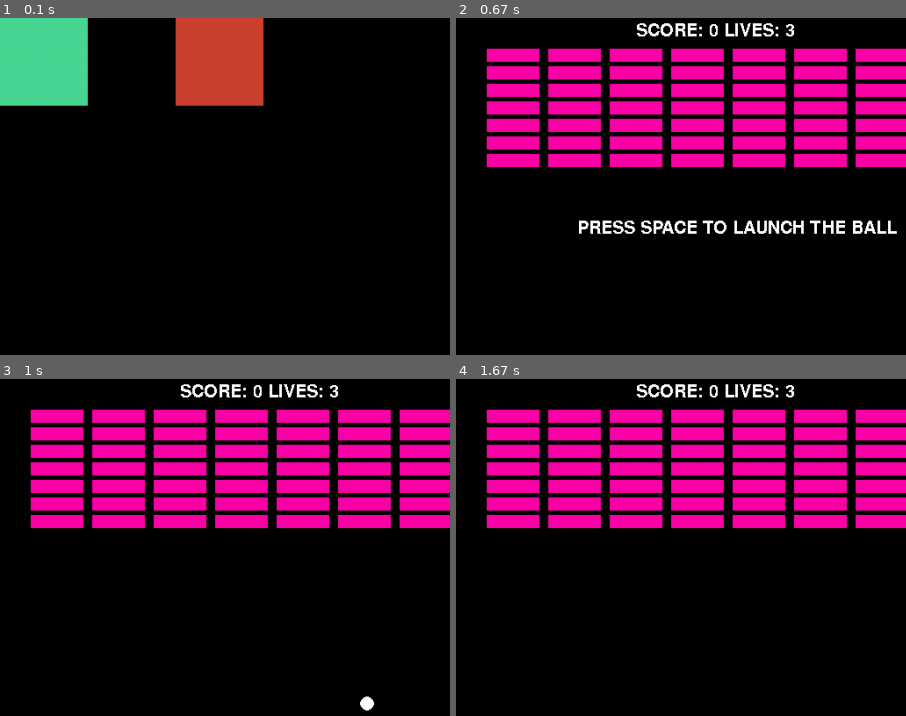
Above: before the commit, frames 1-4 (two rows, left to right).
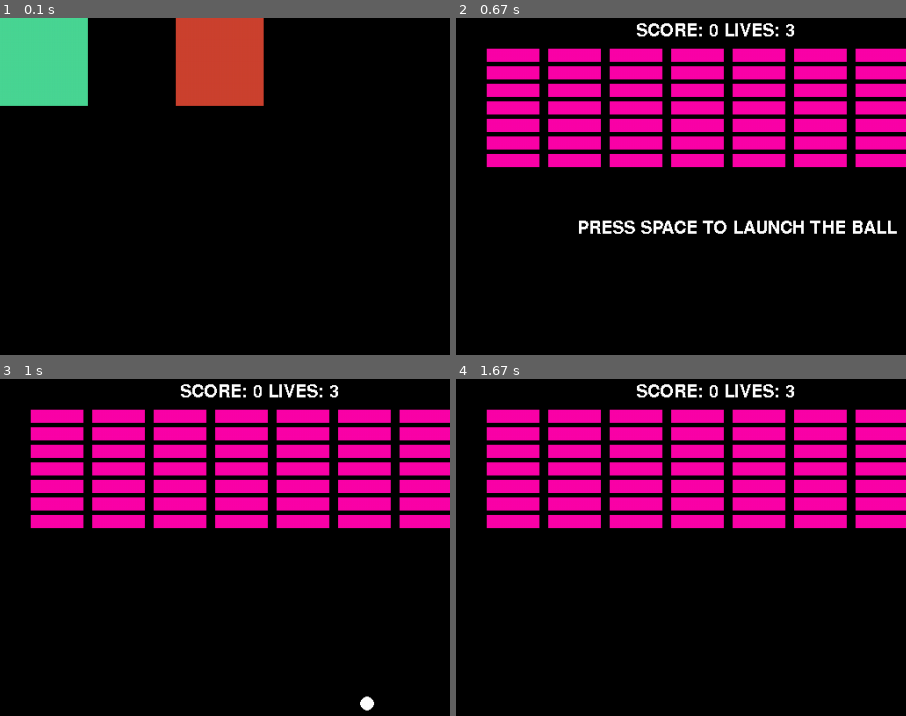
Above: after the commit, the same moments.

Repository: GVatest/ya_game
Game: pygame game, started from main.py
The game is run twice, just before and just after one commit, with the same random seed, the same clock (stepped at 60 frames per second) and the same inputs.
Inputs (mouse positions are % of the whole screen's width and height, from its top left):
- Up to frame 1 (0.1 s): no input
- Up to frame 2 (0.67 s): click (5, 6) at 0.38 s
- Up to frame 3 (1 s): tap Space at 0.67 s
- Up to frame 4 (1.67 s): hold Right 1-1.47 s; tap Space at 1.07, 1.37, 1.57 s; hold Right from 1.5 s (still down)
The pictures show only the part of the screen within x 0-50%, y 0-50%; the shares and areas given below are measured in that part.
In our replay, in frame 1 the window is 562x421 before the commit and 900x675 after it. These sizes can differ from the game's own. Grey fills any space a smaller window leaves; there, only what the larger window draws over its background counts as a difference.

The runs differ from the first frame. In frame 1, 0.2% of the frame differs, in the area x 0-59%, y 0-27%; in frame 2, nothing differs; in frame 3, nothing differs; in frame 4, nothing differs.

Commit message:
commit to push to github

Diff:
--- /dev/null
+++ b/breakout/main.py
@@ -0,0 +1,184 @@
+import pygame
+import sys
+
+SCREEN_SIZE = 640, 480
+
+# Object dimensions
+BRICK_WIDTH = 60
+BRICK_HEIGHT = 15
+PADDLE_WIDTH = 60
+PADDLE_HEIGHT = 12
+BALL_DIAMETER = 16
+BALL_RADIUS = BALL_DIAMETER / 2
+
+MAX_PADDLE_X = SCREEN_SIZE[0] - PADDLE_WIDTH
+MAX_BALL_X = SCREEN_SIZE[0] - BALL_DIAMETER
+MAX_BALL_Y = SCREEN_SIZE[1] - BALL_DIAMETER
+
+# Paddle Y coordinate
+PADDLE_Y = SCREEN_SIZE[1] - PADDLE_HEIGHT - 10
+
+# Color constants
+BLACK = (0, 0, 0)
+WHITE = (255, 255, 255)
+PADDLE_COLOR = (3, 252, 244)
+BRICK_COLOR = (252, 3, 169)
+
+# State constants
+STATE_BALL_IN_PADDLE = 0
+STATE_PLAYING = 1
+STATE_WON = 2
+STATE_GAME_OVER = 3
+
+
+class Breakout:
+
+    def __init__(self):
+        pygame.init()
+
+        self.screen = pygame.display.set_mode(SCREEN_SIZE)
+        pygame.display.set_caption("ya_game")
+
+        self.clock = pygame.time.Clock()
+
+        if pygame.font:
+            self.font = pygame.font.Font(None, 30)
+        else:
+            self.font = None
+
+        self.init_game()
+
+    def init_game(self):
+        self.lives = 3
+        self.score = 0
+        self.state = STATE_BALL_IN_PADDLE
+
+        self.paddle = pygame.Rect(300, PADDLE_Y, PADDLE_WIDTH, PADDLE_HEIGHT)
+        self.ball = pygame.Rect(300, PADDLE_Y - BALL_DIAMETER, BALL_DIAMETER, BALL_DIAMETER)
+
+        self.ball_velocity = [5, -5]
+
+        self.create_bricks()
+
+    def create_bricks(self):
+        y_ofs = 35
+        self.bricks = []
+        for i in range(7):
+            x_ofs = 35
+            for j in range(8):
+                self.bricks.append(pygame.Rect(x_ofs, y_ofs, BRICK_WIDTH, BRICK_HEIGHT))
+                x_ofs += BRICK_WIDTH + 10
+            y_ofs += BRICK_HEIGHT + 5
+
+    def draw_bricks(self):
+        for brick in self.bricks:
+            pygame.draw.rect(self.screen, BRICK_COLOR, brick)
+
+    def check_input(self):
+        keys = pygame.key.get_pressed()
+
+        if keys[pygame.K_LEFT]:
+            self.paddle.left -= 5
+            if self.paddle.left < 0:
+                self.paddle.left = 0
+
+        if keys[pygame.K_RIGHT]:
+            self.paddle.left += 5
+            if self.paddle.left > MAX_PADDLE_X:
+                self.paddle.left = MAX_PADDLE_X
+
+        if keys[pygame.K_SPACE] and self.state == STATE_BALL_IN_PADDLE:
+            self.ball_velocity = [5, -5]
+            self.state = STATE_PLAYING
+        elif keys[pygame.K_RETURN] and (self.state == STATE_GAME_OVER or self.state == STATE_WON):
+            self.init_game()
+
+    def move_ball(self):
+        self.ball.left += self.ball_velocity[0]
+        self.ball.top += self.ball_velocity[1]
+
+        if self.ball.left <= 0:
+            self.ball.left = 0
+            self.ball_velocity[0] = -self.ball_velocity[0]
+        elif self.ball.left >= MAX_BALL_X:
+            self.ball.left = MAX_BALL_X
+            self.ball_velocity[0] = -self.ball_velocity[0]
+
+        if self.ball.top < 0:
+            self.ball.top = 0
+            self.ball_velocity[1] = -self.ball_velocity[1]
+        elif self.ball.top >= MAX_BALL_Y:
+            self.ball.top = MAX_BALL_Y
+            self.ball_velocity[1] = -self.ball_velocity[1]
+
+    def handle_collisions(self):
+        for brick in self.bricks:
+            if self.ball.colliderect(brick):
+                self.score += 3
+                self.ball_velocity[1] = -self.ball_velocity[1]
+                self.bricks.remove(brick)
+                break
+
+        if len(self.bricks) == 0:
+            self.state = STATE_WON
+
+        if self.ball.colliderect(self.paddle):
+            self.ball.top = PADDLE_Y - BALL_DIAMETER
+            self.ball_velocity[1] = -self.ball_velocity[1]
+        elif self.ball.top > self.paddle.top:
+            self.lives -= 1
+            if self.lives > 0:
+                self.state = STATE_BALL_IN_PADDLE
+            else:
+                self.state = STATE_GAME_OVER
+
+    def show_stats(self):
+        if self.font:
+            font_surface = self.font.render("SCORE: " + str(self.score) + " LIVES: " + str(self.lives), False, WHITE)
+            self.screen.blit(font_surface, (205, 5))
+
+    def show_message(self, message):
+        if self.font:
+            size = self.font.size(message)
+            font_surface = self.font.render(message, False, WHITE)
+            x = (SCREEN_SIZE[0] - size[0]) / 2
+            y = (SCREEN_SIZE[1] - size[1]) / 2
+            self.screen.blit(font_surface, (x, y))
+
+    def run(self):
+        while 1:
+            for event in pygame.event.get():
+                if event.type == pygame.QUIT:
+                    sys.exit()
+                if event.type == pygame.KEYDOWN:
+                    if event.key == pygame.K_ESCAPE:
+                        MainMenu().run()
+
+            self.clock.tick(50)
+            self.screen.fill(BLACK)
+            self.check_input()
+
+            if self.state == STATE_PLAYING:
+                self.move_ball()
+                self.handle_collisions()
+            elif self.state == STATE_BALL_IN_PADDLE:
+                self.ball.left = self.paddle.left + self.paddle.width / 2
+                self.ball.top = self.paddle.top - self.ball.height
+                self.show_message("PRESS SPACE TO LAUNCH THE BALL")
+            elif self.state == STATE_GAME_OVER:
+                self.show_message("GAME OVER. PRESS ENTER TO PLAY AGAIN")
+            elif self.state == STATE_WON:
+                self.show_message("YOU WON! PRESS ENTER TO PLAY AGAIN")
+
+            self.draw_bricks()
+
+            # Draw paddle
+            pygame.draw.rect(self.screen, PADDLE_COLOR, self.paddle)
+
+            # Draw ball
+            pygame.draw.circle(self.screen, WHITE, (self.ball.left + BALL_RADIUS, self.ball.top + BALL_RADIUS),
+                BALL_RADIUS)
+
+            self.show_stats()
+
+            pygame.display.flip()
--- a/main.py
+++ b/main.py
@@ -1,195 +1,14 @@
 import pygame
 import sys
 import random
-
-SCREEN_SIZE = 640, 480
-
-# Object dimensions
-BRICK_WIDTH = 60
-BRICK_HEIGHT = 15
-PADDLE_WIDTH = 60
-PADDLE_HEIGHT = 12
-BALL_DIAMETER = 16
-BALL_RADIUS = BALL_DIAMETER / 2
-
-MAX_PADDLE_X = SCREEN_SIZE[0] - PADDLE_WIDTH
-MAX_BALL_X = SCREEN_SIZE[0] - BALL_DIAMETER
-MAX_BALL_Y = SCREEN_SIZE[1] - BALL_DIAMETER
-
-# Paddle Y coordinate
-PADDLE_Y = SCREEN_SIZE[1] - PADDLE_HEIGHT - 10
-
-# Color constants
-BLACK = (0, 0, 0)
-WHITE = (255, 255, 255)
-PADDLE_COLOR = (3, 252, 244)
-BRICK_COLOR = (252, 3, 169)
-
-# State constants
-STATE_BALL_IN_PADDLE = 0
-STATE_PLAYING = 1
-STATE_WON = 2
-STATE_GAME_OVER = 3
-
-
-class Breakout:
-
-    def __init__(self):
-        pygame.init()
-
-        self.screen = pygame.display.set_mode(SCREEN_SIZE)
-        pygame.display.set_caption("ya_game")
-
-        self.clock = pygame.time.Clock()
-
-        if pygame.font:
-            self.font = pygame.font.Font(None, 30)
-        else:
-            self.font = None
-
-        self.init_game()
-
-    def init_game(self):
-        self.lives = 3
-        self.score = 0
-        self.state = STATE_BALL_IN_PADDLE
-
-        self.paddle = pygame.Rect(300, PADDLE_Y, PADDLE_WIDTH, PADDLE_HEIGHT)
-        self.ball = pygame.Rect(300, PADDLE_Y - BALL_DIAMETER, BALL_DIAMETER, BALL_DIAMETER)
-
-        self.ball_velocity = [5, -5]
-
-        self.create_bricks()
-
-    def create_bricks(self):
-        y_ofs = 35
-        self.bricks = []
-        for i in range(7):
-            x_ofs = 35
-            for j in range(8):
-                self.bricks.append(pygame.Rect(x_ofs, y_ofs, BRICK_WIDTH, BRICK_HEIGHT))
-                x_ofs += BRICK_WIDTH + 10
-            y_ofs += BRICK_HEIGHT + 5
-
-    def draw_bricks(self):
-        for brick in self.bricks:
-            pygame.draw.rect(self.screen, BRICK_COLOR, brick)
-
-    def check_input(self):
-        keys = pygame.key.get_pressed()
-
-        if keys[pygame.K_LEFT]:
-            self.paddle.left -= 5
-            if self.paddle.left < 0:
-                self.paddle.left = 0
-
-        if keys[pygame.K_RIGHT]:
-            self.paddle.left += 5
-            if self.paddle.left > MAX_PADDLE_X:
-                self.paddle.left = MAX_PADDLE_X
-
-        if keys[pygame.K_SPACE] and self.state == STATE_BALL_IN_PADDLE:
-            self.ball_velocity = [5, -5]
-            self.state = STATE_PLAYING
-        elif keys[pygame.K_RETURN] and (self.state == STATE_GAME_OVER or self.state == STATE_WON):
-            self.init_game()
-
-    def move_ball(self):
-        self.ball.left += self.ball_velocity[0]
-        self.ball.top += self.ball_velocity[1]
-
-        if self.ball.left <= 0:
-            self.ball.left = 0
-            self.ball_velocity[0] = -self.ball_velocity[0]
-        elif self.ball.left >= MAX_BALL_X:
-            self.ball.left = MAX_BALL_X
-            self.ball_velocity[0] = -self.ball_velocity[0]
-
-        if self.ball.top < 0:
-            self.ball.top = 0
-            self.ball_velocity[1] = -self.ball_velocity[1]
-        elif self.ball.top >= MAX_BALL_Y:
-            self.ball.top = MAX_BALL_Y
-            self.ball_velocity[1] = -self.ball_velocity[1]
-
-    def handle_collisions(self):
-        for brick in self.bricks:
-            if self.ball.colliderect(brick):
-                self.score += 3
-                self.ball_velocity[1] = -self.ball_velocity[1]
-                self.bricks.remove(brick)
-                break
-
-        if len(self.bricks) == 0:
-            self.state = STATE_WON
-
-        if self.ball.colliderect(self.paddle):
-            self.ball.top = PADDLE_Y - BALL_DIAMETER
-            self.ball_velocity[1] = -self.ball_velocity[1]
-        elif self.ball.top > self.paddle.top:
-            self.lives -= 1
-            if self.lives > 0:
-                self.state = STATE_BALL_IN_PADDLE
-            else:
-                self.state = STATE_GAME_OVER
-
-    def show_stats(self):
-        if self.font:
-            font_surface = self.font.render("SCORE: " + str(self.score) + " LIVES: " + str(self.lives), False, WHITE)
-            self.screen.blit(font_surface, (205, 5))
-
-    def show_message(self, message):
-        if self.font:
-            size = self.font.size(message)
-            font_surface = self.font.render(message, False, WHITE)
-            x = (SCREEN_SIZE[0] - size[0]) / 2
-            y = (SCREEN_SIZE[1] - size[1]) / 2
-            self.screen.blit(font_surface, (x, y))
-
-    def run(self):
-        while 1:
-            for event in pygame.event.get():
-                if event.type == pygame.QUIT:
-                    sys.exit()
-                if event.type == pygame.KEYDOWN:
-                    if event.key == pygame.K_ESCAPE:
-                        MainMenu().run()
-
-            self.clock.tick(50)
-            self.screen.fill(BLACK)
-            self.check_input()
-
-            if self.state == STATE_PLAYING:
-                self.move_ball()
-                self.handle_collisions()
-            elif self.state == STATE_BALL_IN_PADDLE:
-                self.ball.left = self.paddle.left + self.paddle.width / 2
-                self.ball.top = self.paddle.top - self.ball.height
-                self.show_message("PRESS SPACE TO LAUNCH THE BALL")
-            elif self.state == STATE_GAME_OVER:
-                self.show_message("GAME OVER. PRESS ENTER TO PLAY AGAIN")
-            elif self.state == STATE_WON:
-                self.show_message("YOU WON! PRESS ENTER TO PLAY AGAIN")
-
-            self.draw_bricks()
-
-            # Draw paddle
-            pygame.draw.rect(self.screen, PADDLE_COLOR, self.paddle)
-
-            # Draw ball
-            pygame.draw.circle(self.screen, WHITE, (self.ball.left + BALL_RADIUS, self.ball.top + BALL_RADIUS),
-                BALL_RADIUS)
-
-            self.show_stats()
-
-            pygame.display.flip()
+from breakout.main import Breakout
 
 
 class MainMenu:
     def __init__(self):
         pygame.init()
 
-        self.screen = pygame.display.set_mode(SCREEN_SIZE)
+        self.screen = pygame.display.set_mode((1024, 768))
         pygame.display.set_caption("ya_game")
         self.screen.fill((0, 0, 0))
 
@@ -213,6 +32,9 @@
                         Breakout().run()
                     elif 200 <= event.pos[0] <= 300 and 0 <= event.pos[1] <= 100:
                         from my_game.main import startGame
+                if event.type == pygame.KEYDOWN:
+                    if event.key == pygame.K_ESCAPE:
+                        MainMenu().run()
 
 
 MainMenu().run()
--- a/my_game/main.py
+++ b/my_game/main.py
@@ -326,6 +326,8 @@
                 sys.exit()
 
             if event.type == pygame.KEYDOWN:
+                if event.key == pygame.K_ESCAPE:
+                    MainMenu().run()
                 if event.key == pygame.K_LEFT:
                     Pacman.changespeed(-30, 0)
                     # Counter variant
Empty file added: __ init __.py
